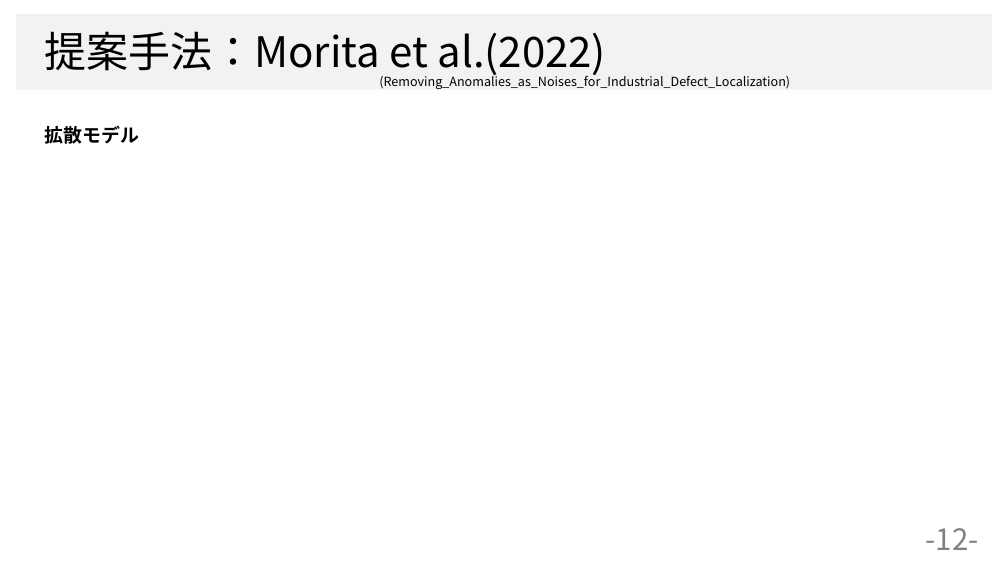
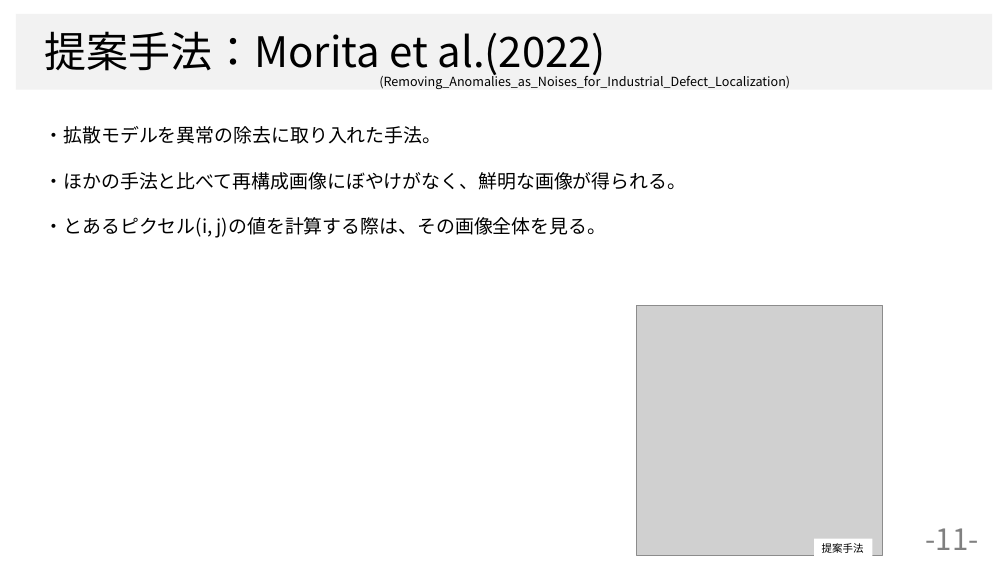
Before and after one commit to dhia-github/haselab-all, a slide deck: slide 11 of 発表資料/B4_上坂大樹_サーベイ大会資料.pptx (slide 12 before the commit). Drawn at 1008x567 pixels with LibreOffice and Linux fonts; fonts in the diff are those of the drawing; grey boxes stand for pictures; background and template pictures are left out. Boxes give left, top, right and bottom in pixels: in the first picture for what was removed or moved away, otherwise in the second. Text is boxed around its words. In the diff, an @@ line names an element or a change of style, - is before the commit and + after.

```diff
--- a/発表資料/B4_上坂大樹_サーベイ大会資料.pptx
+++ b/発表資料/B4_上坂大樹_サーベイ大会資料.pptx
@@ text at [45,126,687,238]: text changed; bold off @@
-拡散モデル
+・拡散モデルを異常の除去に取り入れた手法。
+・ほかの手法と比べて再構成画像にぼやけがなく、鮮明な画像が得られる。
+・とあるピクセル(i, j)の値を計算する際は、その画像全体を見る。
@@ picture added at [637,306,883,555] @@
@@ rectangle added at [814,539,873,560], fill #FFFFFF, 10 pt, text #000000 @@
+提案手法
@@ page number at [926,528,979,550]: text changed @@
--12-
+-11-
```
Also in this commit, not shown: 5 other slides changed, 1 slide added, 1 slide removed, 1 other file.
